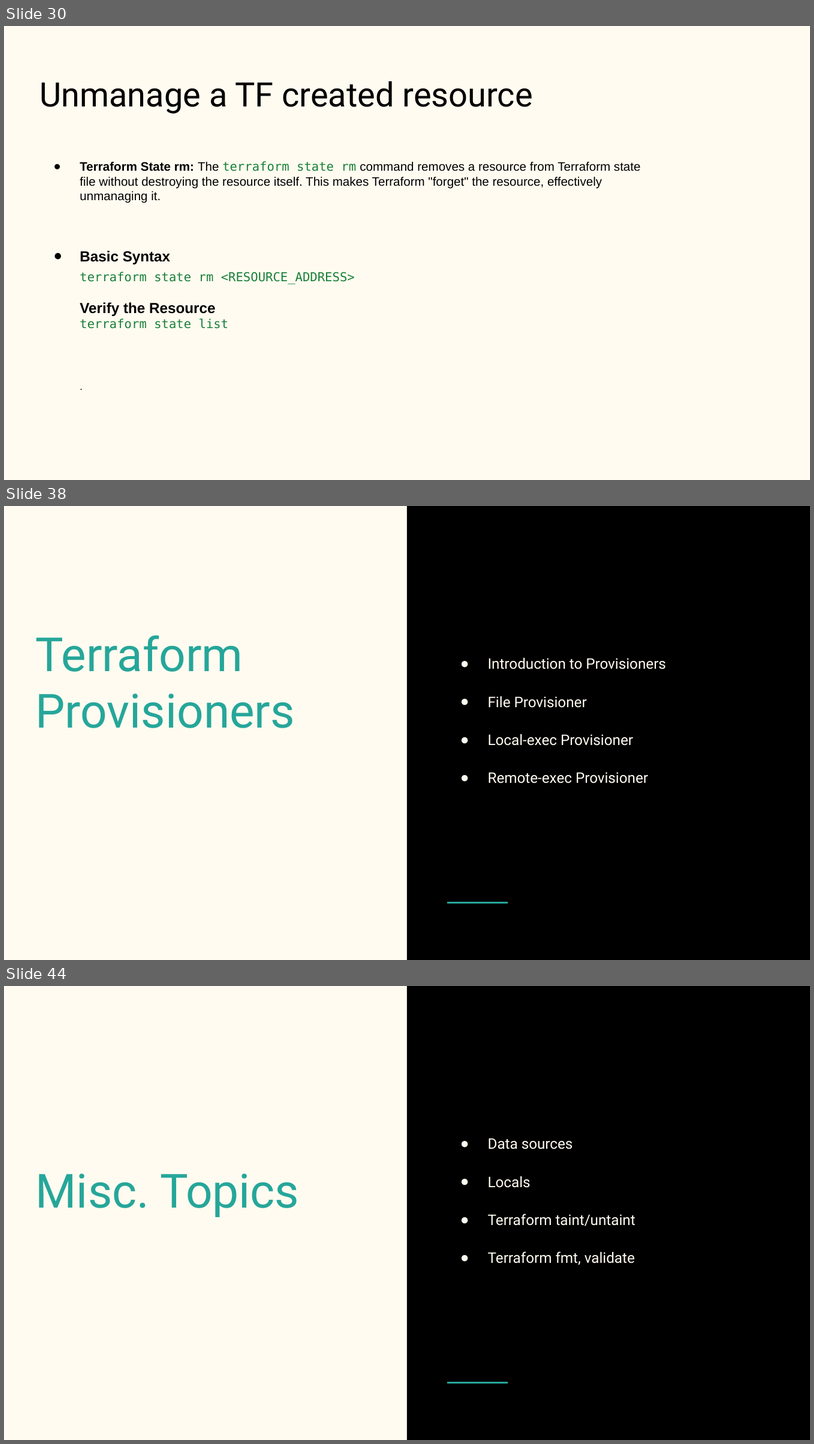
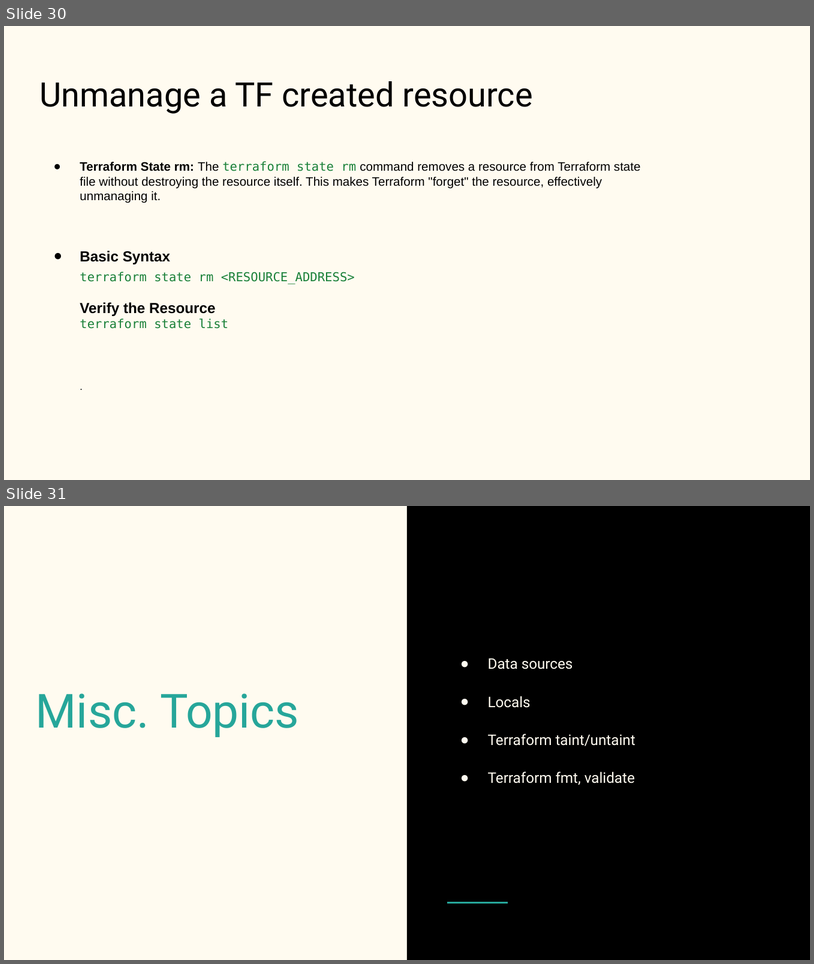
Before and after one commit to aishp411/PPMCAD12, a slide deck: Terraform/Terraform.pptx. Shown one above the other, each under a label of ours: slides 30, 38 and 44 before the commit, slides 30 and 31 after it; the slides between them are not shown. The pictures are 814x1444 and 814x964 pixels, drawn with LibreOffice and Linux fonts; fonts in the diff are those of the drawing. Boxes give left, top, right and bottom in pixels: in the first picture for what was removed or moved away, otherwise in the second. Text is boxed around its words. In the diff, an @@ line names an element or a change of style, - is before the commit and + after.

```diff
--- a/Terraform/Terraform.pptx
+++ b/Terraform/Terraform.pptx
@@ slide 38 removed at [4, 506, 810, 960], background #FFFBF0; not listed: 2 template elements that a slide beside it also shows @@
@@ title removed at [35, 635, 294, 728] @@
-Terraform Provisioners
@@ text removed at [488, 657, 666, 783] @@
-● Introduction to Provisioners
-● File Provisioner
-● Local-exec Provisioner
-● Remote-exec Provisioner
@@ what was slide 44 is now slide 31 @@
```
Also in this commit, not shown: 2 slides changed, 13 other slides removed, 35 other files.
